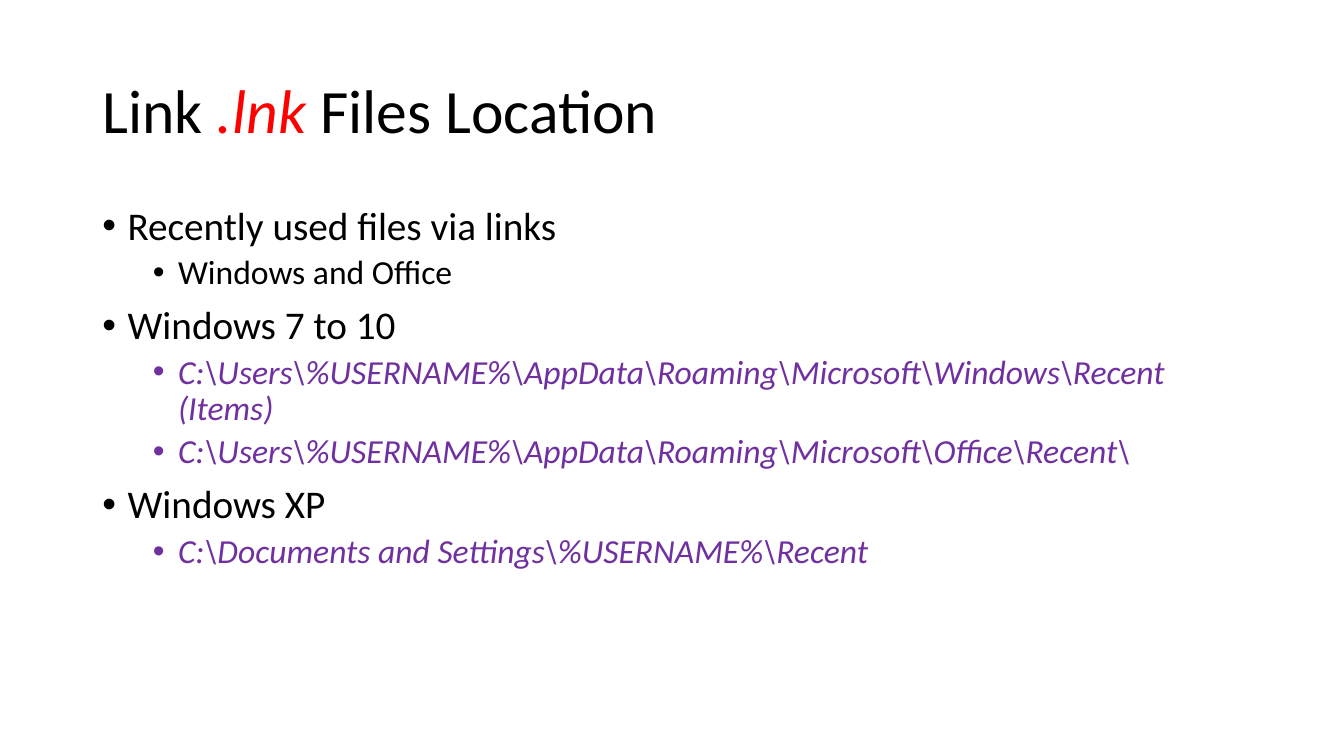
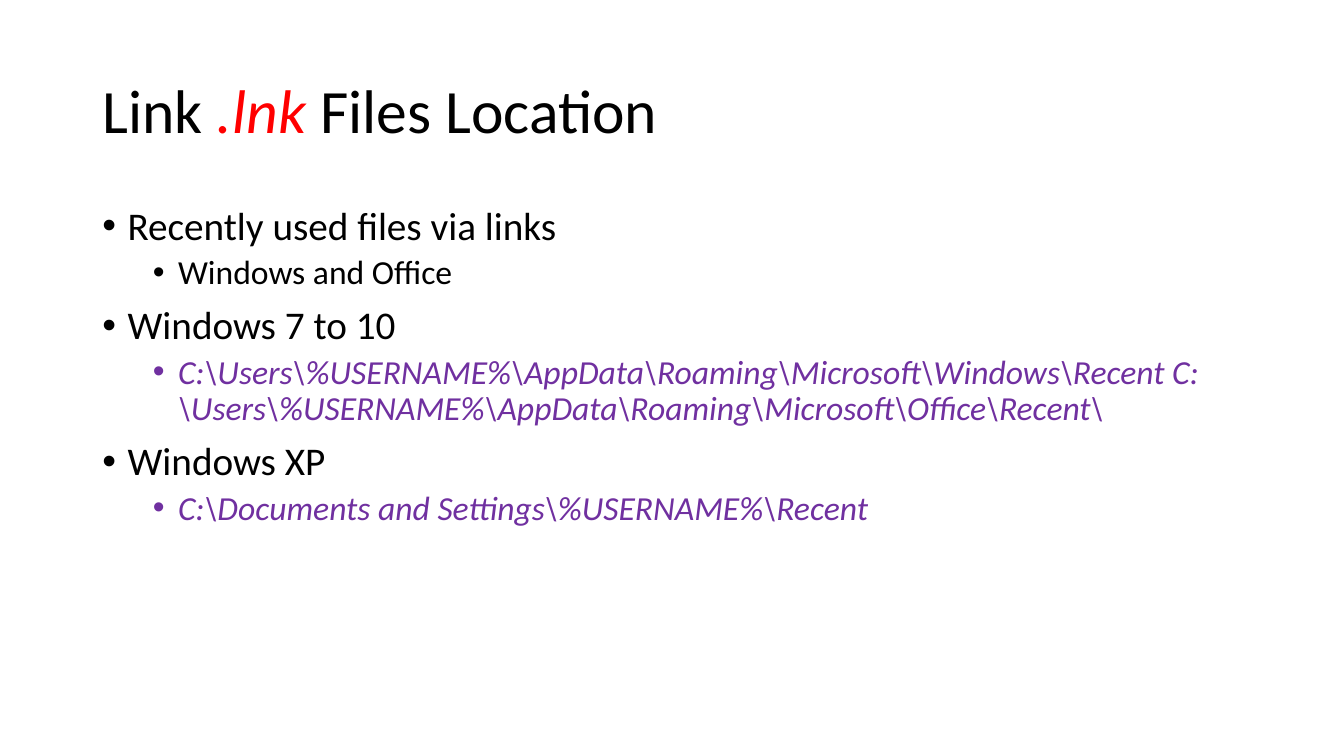
Before and after one commit to frankwxu/digital-forensics-lab, a slide deck: slide 11 of NIST_Data_Leakage_Case/NIST_Data_Leakage_07_NetworkDrive_Cloud.pptx (slide 10 before the commit). Drawn at 1344x756 pixels with LibreOffice and Linux fonts; fonts in the diff are those of the drawing; background and template pictures are left out. Boxes give left, top, right and bottom in pixels: in the first picture for what was removed or moved away, otherwise in the second. Text is boxed around its words. In the diff, an @@ line names an element or a change of style, - is before the commit and + after.

```diff
--- a/NIST_Data_Leakage_Case/NIST_Data_Leakage_07_NetworkDrive_Cloud.pptx
+++ b/NIST_Data_Leakage_Case/NIST_Data_Leakage_07_NetworkDrive_Cloud.pptx
@@ text at [178,360,1199,426]: text changed @@
-  • C:\Users\%USERNAME%\AppData\Roaming\Microsoft\Windows\Recent (Items)
-  • C:\Users\%USERNAME%\AppData\Roaming\Microsoft\Office\Recent\
+  • C:\Users\%USERNAME%\AppData\Roaming\Microsoft\Windows\Recent C:\Users\%USERNAME%\AppData\Roaming\Microsoft\Office\Recent\
```
Also in this commit, not shown: 6 other slides changed, 2 slides added, 4 other files.
